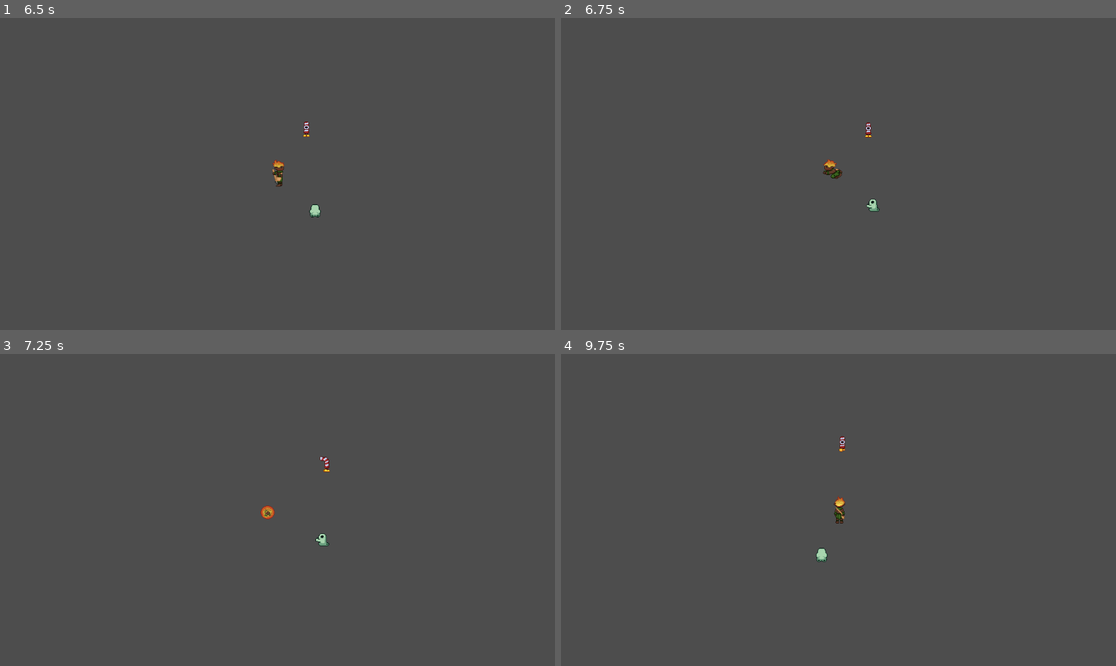
Above: before the commit, frames 1-4 (two rows, left to right).
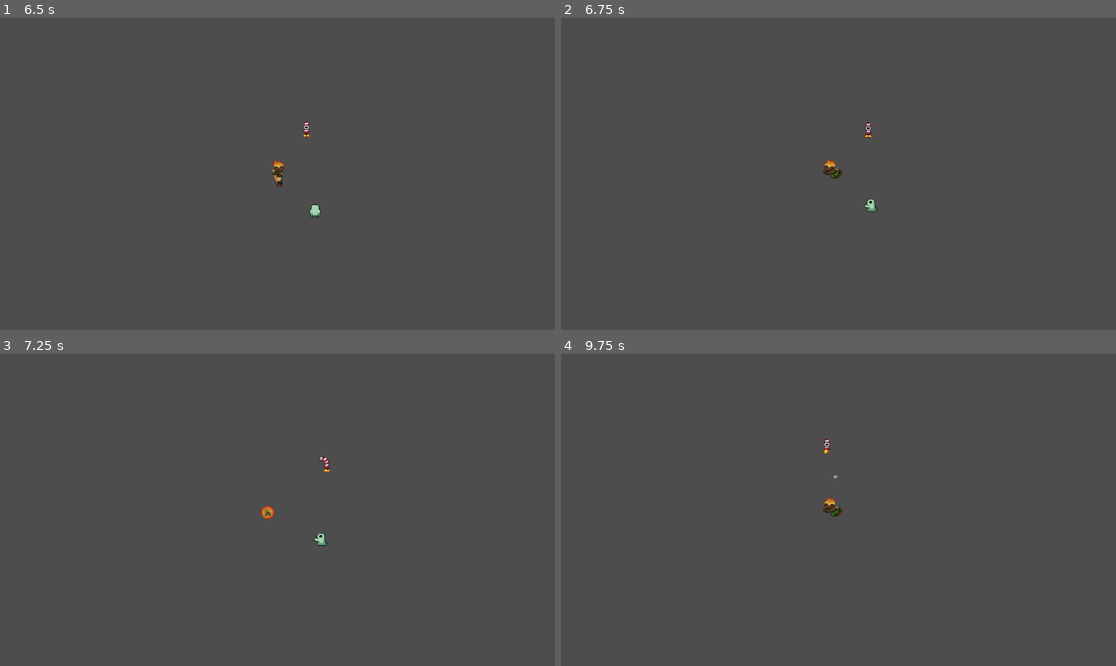
Above: after the commit, the same moments.

Repository: carolinalimaal/tekoha
Game: Godot game, scene res://UI/main_menu/main_menu.tscn
Two runs of this game, one before a commit and one after it. Both use one fixed random seed, a clock stepped at 60 frames per second and the inputs below.
Inputs (mouse positions are in pixels of both pictures, inside the frame that each line leads up to):
- Up to frame 1 (6.5 s): click "Novo Jogo" at 0.5 s; click "Novo Jogo" at 1.25 s; click "Carregar Jogo" at 2 s; tap Enter at 2.75 s; move the mouse to (399, 158) at 2.77 s; hold D (move_right) 2.78-3.53 s; click (399, 158) at 2.85 s; move the mouse to (166, 189) at 3.52 s; hold S (move_down) 3.53-4.28 s; right-click (166, 189) at 3.6 s; move the mouse to (333, 105) at 4.27 s; hold D (move_right) 4.28-5.03 s; click (333, 105) at 4.35 s; move the mouse to (249, 236) at 5.02 s; hold W (move_up) 5.03-5.78 s; right-click (249, 236) at 5.1 s; move the mouse to (444, 220) at 5.77 s; hold A (move_left) from 5.78 s (still down); click (444, 220) at 5.85 s
- Up to frame 2 (6.75 s): keep holding A (move_left); move the mouse to (672, 127) at 6.52 s; right-click (672, 127) at 6.6 s
- Up to frame 3 (7.25 s): keep holding A (move_left)
- Up to frame 4 (9.75 s): move the mouse to (866, 510) at 7.27 s; release A (move_left) at 7.28 s; hold S (move_down) 7.28-8.03 s; click (866, 510) at 7.35 s; move the mouse to (755, 432) at 8.02 s; hold D (move_right) 8.03-8.78 s; right-click (755, 432) at 8.1 s; move the mouse to (960, 494) at 8.77 s; hold W (move_up) 8.78-9.53 s; click (960, 494) at 8.85 s; move the mouse to (727, 525) at 9.52 s; hold D (move_right) from 9.53 s (still down); right-click (727, 525) at 9.6 s

Frame 1 is identical in both runs. In frame 2, less than 0.1% of the frame differs, in the area x 54-58%, y 57-63%; in frame 3, less than 0.1%; in frame 4, 0.4%, in the area x 45-52%, y 26-67%.
Error after the commit: Invalid access to property or key 'circling_range_sqr' on a base object of type 'CharacterBody2D (Sacola)'. (res://entities/enemies/generic_states/chase_enemy_…

Commit message:
fix: remoção de raios inúteis

Diff:
--- a/tekoha/entities/enemies/sacola/sacola.gd
+++ b/tekoha/entities/enemies/sacola/sacola.gd
@@ -3,14 +3,10 @@
 
 @export_category("Range")
 @export var chase_range: int = 200
-@export var circling_range: int = 100
 @export var attack_range: int = 50
-@export var retreat_range: int = 25
 
 var chase_range_sqr: int
-var circling_range_sqr: int
 var attack_range_sqr: int
-var retreat_range_sqr: int
 
 @onready var health_component: HealthComponent = $HealthComponent
 @onready var hitbox_component: HitboxComponent = $HitboxComponent
@@ -26,9 +22,7 @@
 	hitbox_component.attack_received.connect(_on_enemy_attack_received)
 
 	chase_range_sqr = chase_range * chase_range
-	circling_range_sqr = circling_range * circling_range
 	attack_range_sqr = attack_range * attack_range
-	retreat_range_sqr = retreat_range * retreat_range
 
 	state_machine.init(self)
 
